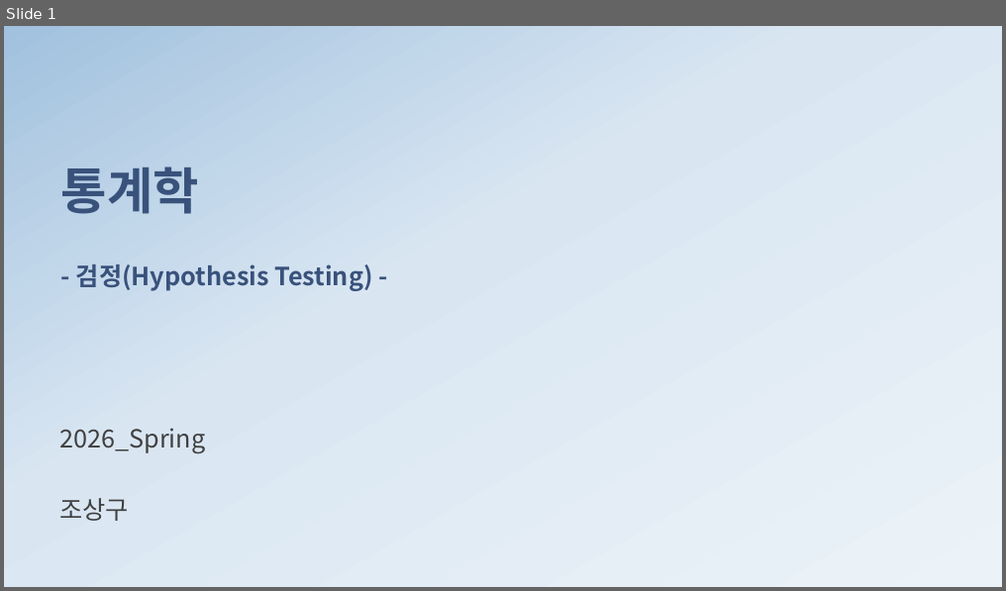
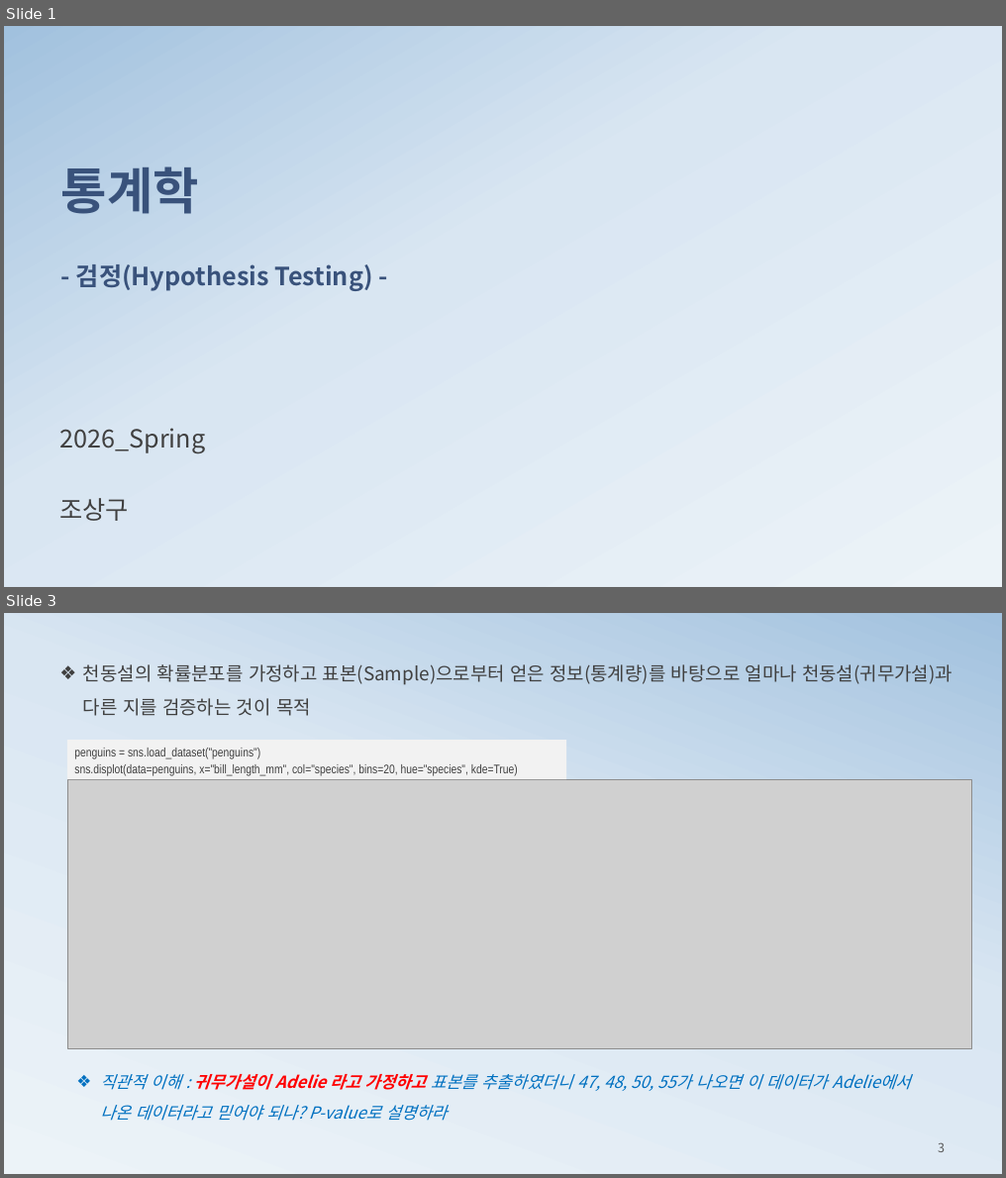
Before and after one commit to ancestor9/mathematics-for-machine-learning, a slide deck: 4_Hypothesis Testing.pptx. Shown one above the other, each under a label of ours: slide 1 before the commit, slides 1 and 3 after it; the slides between them are not shown. The pictures are 1006x591 and 1006x1178 pixels, drawn with LibreOffice and Linux fonts; fonts in the diff are those of the drawing; grey boxes stand for pictures; background and template pictures are left out. Boxes give left, top, right and bottom in pixels: in the first picture for what was removed or moved away, otherwise in the second. Text is boxed around its words. In the diff, an @@ line names an element or a change of style, - is before the commit and + after.

```diff
--- a/4_Hypothesis Testing.pptx
+++ b/4_Hypothesis Testing.pptx
@@ slide 3 added at [4,613,1002,1174], background gradient #ECF3F8 to #D9E6F2 to #A1C1DE @@
@@ text added at [83,664,952,716], 18 pt, text #404040 @@
+❖ 천동설의 확률분포를 가정하고 표본(Sample)으로부터 얻은 정보(통계량)를 바탕으로 얼마나 천동설(귀무가설)과 다른 지를 검증하는 것이 목적
@@ rectangle added at [67,740,567,779], fill #F2F2F2, 12 pt, text #404040 @@
+penguins = sns.load_dataset("penguins")
+sns.displot(data=penguins, x="bill_length_mm", col="species", bins=20, hue="species", kde=True)
@@ picture added at [67,780,972,1050] @@
@@ text added at [100,1074,910,1121], 16 pt, text #0070C0, italic @@
+❖ 직관적 이해 : 귀무가설이 Adelie 라고 가정하고 표본를 추출하였더니 47, 48, 50, 55가 나오면 이 데이터가 Adelie에서 나온 데이터라고 믿어야 되나? P-value로 설명하라
@@ page number added at [938,1143,944,1153], 12 pt, text #595959 @@
+3
```
Also in this commit, not shown: 2 slides changed.
